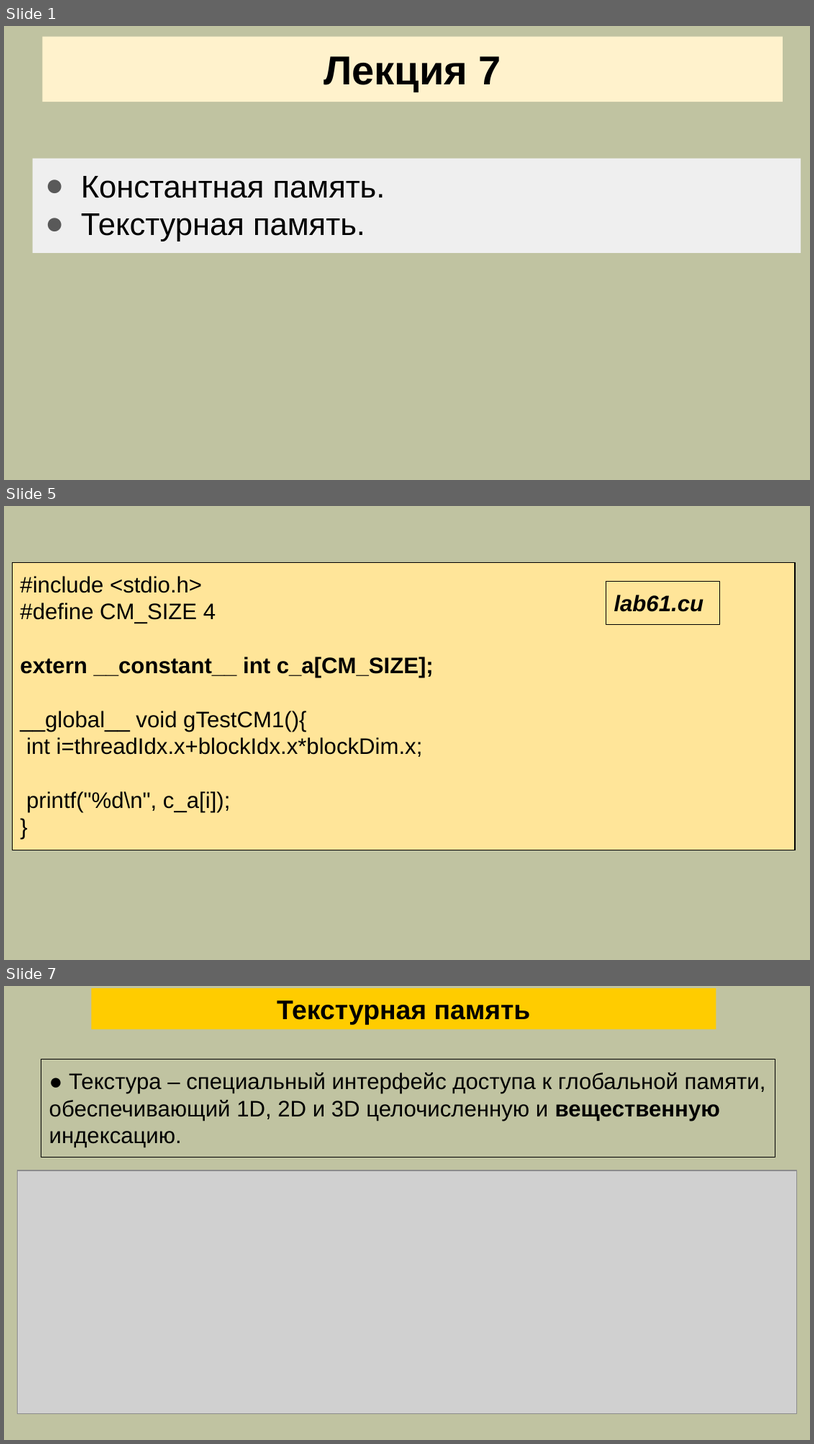
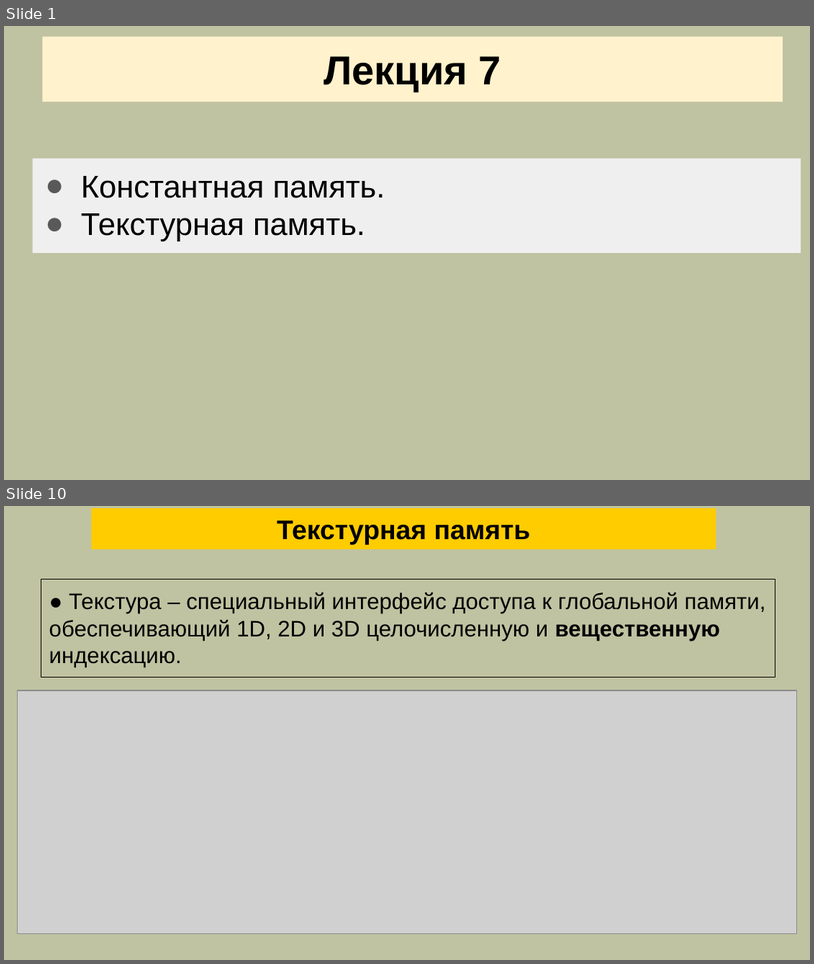
Before and after one commit to mlkv52/sibsutis_cuda_bachelors-2025, a slide deck: Лекции/pptx/Лекция7-ПГП-2025.pptx. Shown one above the other, each under a label of ours: slides 1, 5 and 7 before the commit, slides 1 and 10 after it; the slides between them are not shown. The pictures are 814x1444 and 814x964 pixels, drawn with LibreOffice and Linux fonts; fonts in the diff are those of the drawing; grey boxes stand for pictures. Boxes give left, top, right and bottom in pixels: in the first picture for what was removed or moved away, otherwise in the second. Text is boxed around its words. In the diff, an @@ line names an element or a change of style, - is before the commit and + after.

```diff
--- a/Лекции/pptx/Лекция7-ПГП-2025.pptx
+++ b/Лекции/pptx/Лекция7-ПГП-2025.pptx
@@ slide 5 removed at [4, 506, 810, 960], background #C0C3A1 @@
@@ rectangle removed at [12, 562, 795, 850] @@
-#include <stdio.h>
-#define CM_SIZE 4
-extern __constant__ int c_a[CM_SIZE];
-__global__ void gTestCM1(){
-int i=threadIdx.x+blockIdx.x*blockDim.x;
-printf("%d\n", c_a[i]);
-}
@@ rectangle removed at [607, 581, 720, 625] @@
-lab61.cu
@@ what was slide 7 is now slide 10 @@
```
Also in this commit, not shown: 1 slide changed, 7 slides added, 3 other slides removed.
